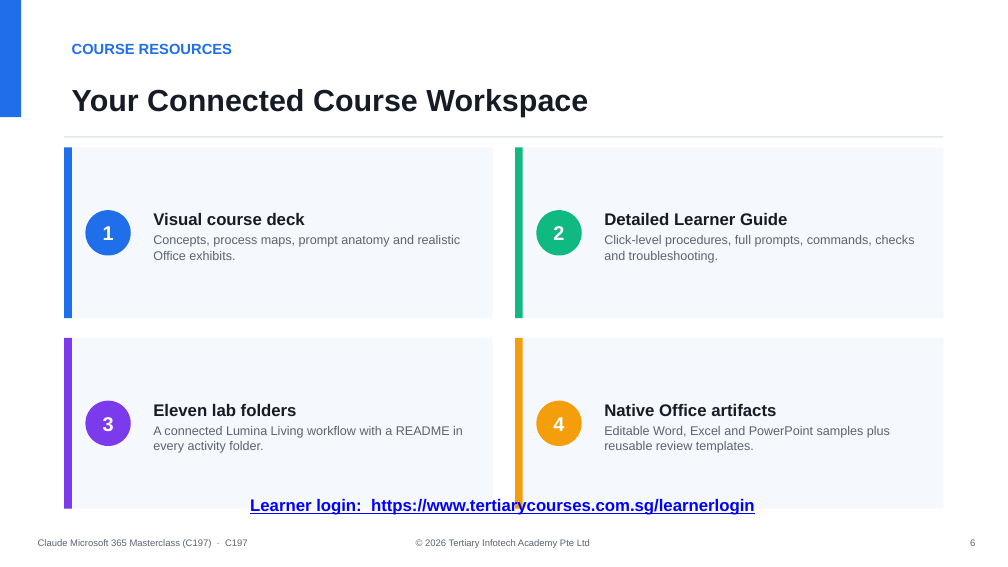
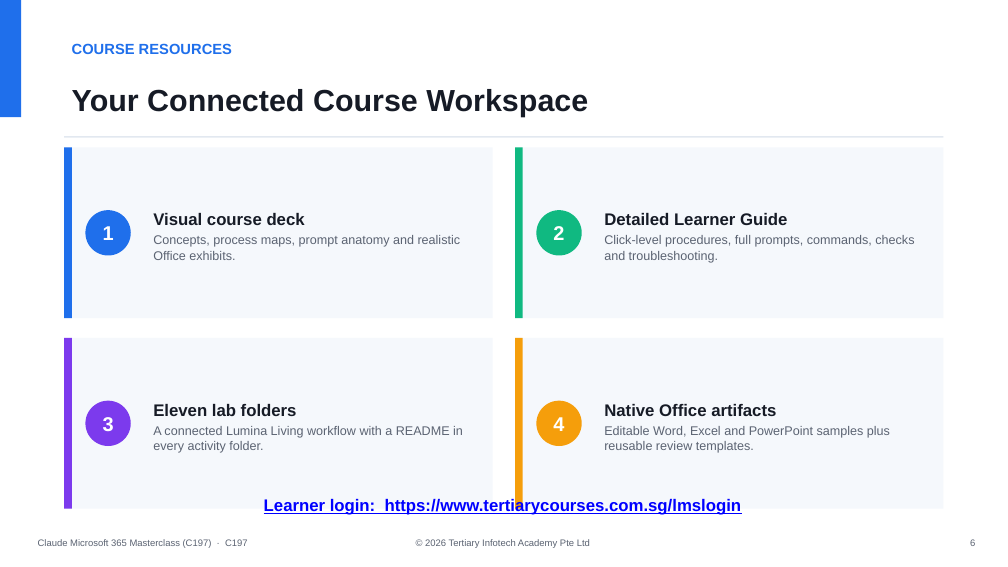
Before and after one commit to tertiarycourses/C197-Claude-Microsoft-365-Masterclass, a slide deck: slide 7 of courseware/Claude Microsoft 365 Masterclass (C197)-v3.0.pptx. Drawn at 1008x567 pixels with LibreOffice and Linux fonts; fonts in the diff are those of the drawing. Boxes give left, top, right and bottom in pixels: in the first picture for what was removed or moved away, otherwise in the second. Text is boxed around its words. In the diff, an @@ line names an element or a change of style, - is before the commit and + after.

```diff
--- a/courseware/Claude Microsoft 365 Masterclass (C197)-v3.0.pptx
+++ b/courseware/Claude Microsoft 365 Masterclass (C197)-v3.0.pptx
@@ text at (264, 498, 742, 515): text changed @@
-Learner login: https://www.tertiarycourses.com.sg/learnerlogin
+Learner login: https://www.tertiarycourses.com.sg/lmslogin
```
Also in this commit, not shown: 2 other slides changed, 49 other files.
